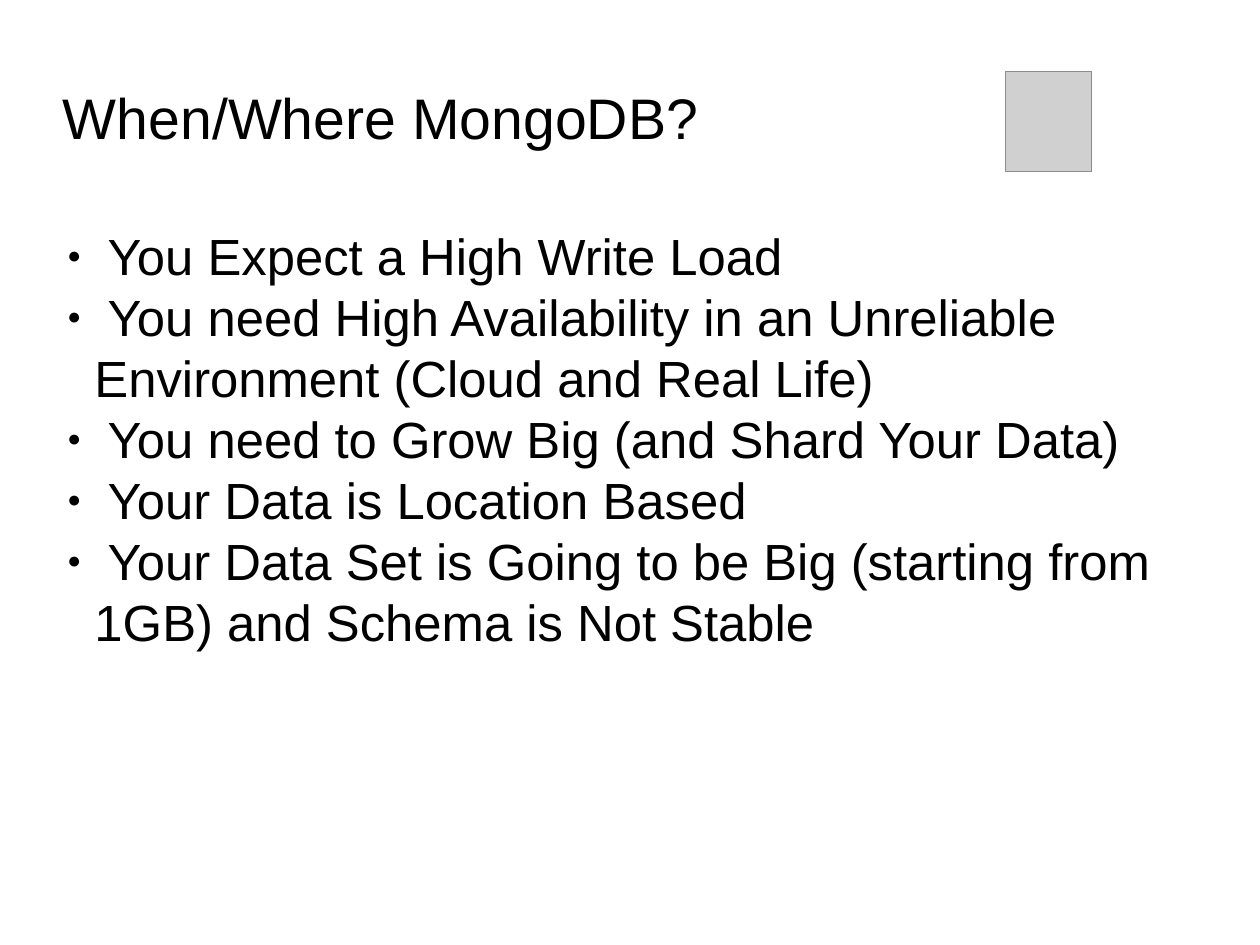
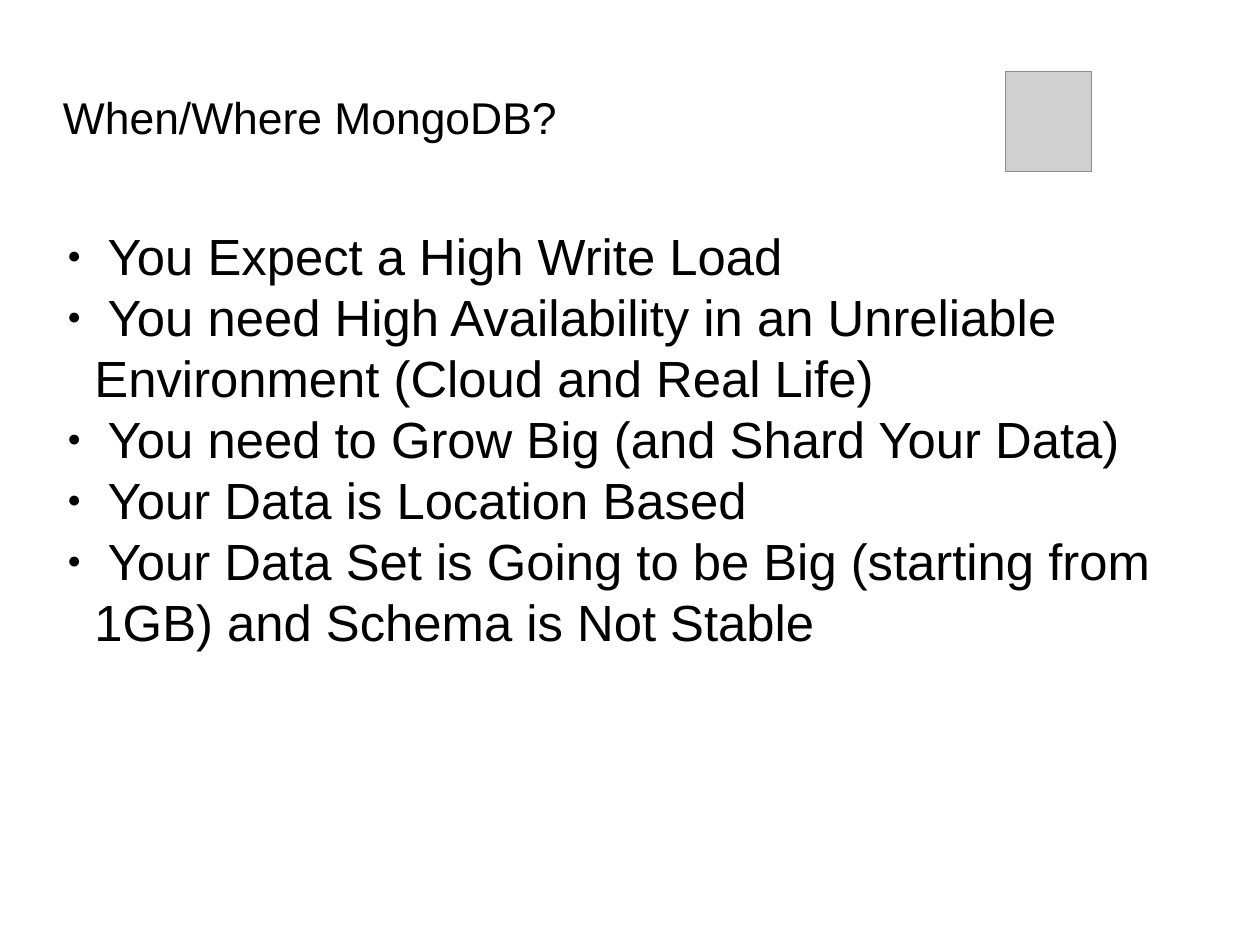
Before and after one commit to Bhakti/mongo_session, a slide deck: slide 8 of MongoDB_Session.odp. Drawn at 1260x945 pixels with LibreOffice and Linux fonts; fonts in the diff are those of the drawing; grey boxes stand for pictures; background and template pictures are left out. Boxes give left, top, right and bottom in pixels: in the first picture for what was removed or moved away, otherwise in the second. Text is boxed around its words. In the diff, an @@ line names an element or a change of style, - is before the commit and + after.

```diff
--- a/MongoDB_Session.odp
+++ b/MongoDB_Session.odp
@@ title "When/Where MongoDB?" at box(63, 101, 556, 144): size 36 to 28 pt @@
```
Also in this commit, not shown: 10 other slides changed, 6 slides added, 1 slide removed, 34 other files.
